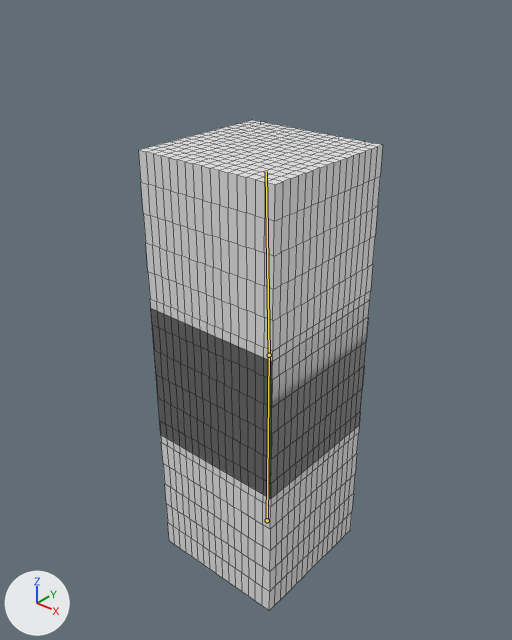
An edit to the Blender file cubeWithBone.blend, drawn before and after from the same camera.
The view is the same before and after, from a 50 mm lens placed at (5.7, -4.39, 4.14), pointed at (0.48, 1.73, -0.17). Lighting does not change. The marker at lower left points along +X, +Y and +Z. The bones that bend it are drawn over the model as lines. Mesh edges are drawn as thin lines.
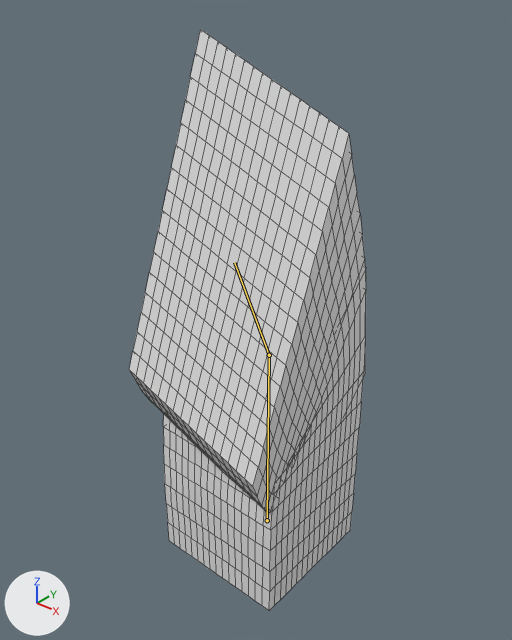
The newer file adds an action. The first version stands in its rest pose; the second is drawn at frame 1 of the action 'ArmatureAction.001'.

Location of each change, (x1, y1, x2, y2) in pixels of the pictures (512 x 640 px):
'Cube', posed (18% taller): before (138, 120, 383, 611); after (129, 29, 366, 611)
bone 'Bone.001', root to tip: before (269, 355) to (266, 171); after (269, 355) to (234, 262)

The change in detail:
Bone 'Bone.001' (bone_bone_001) turns from (0, 0, 0) to (7, -8, 49) degrees about its own x, y and z.
